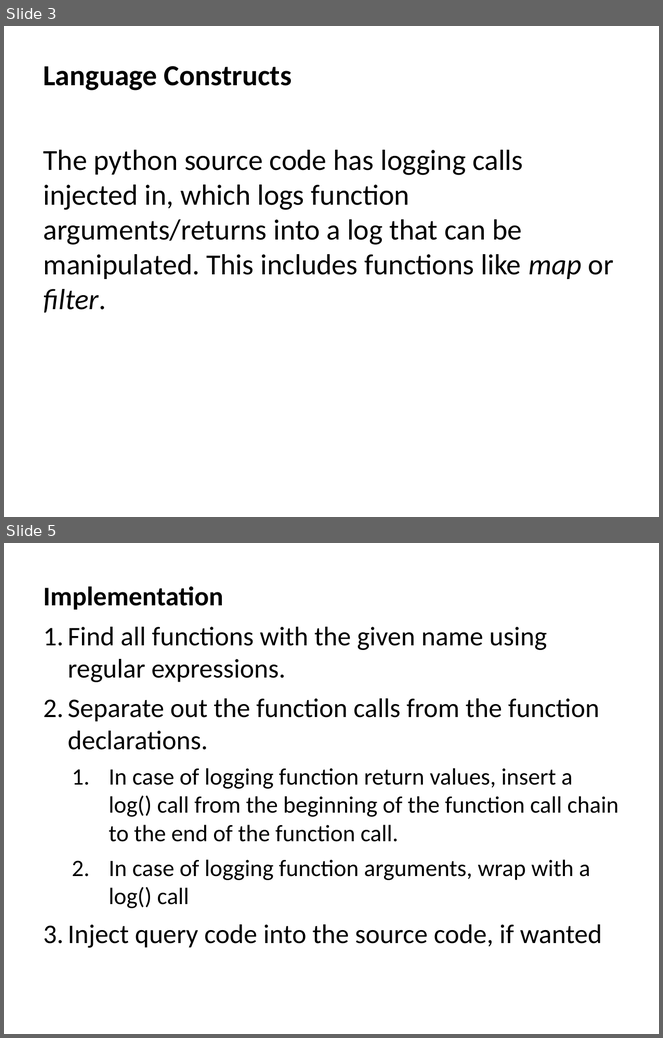
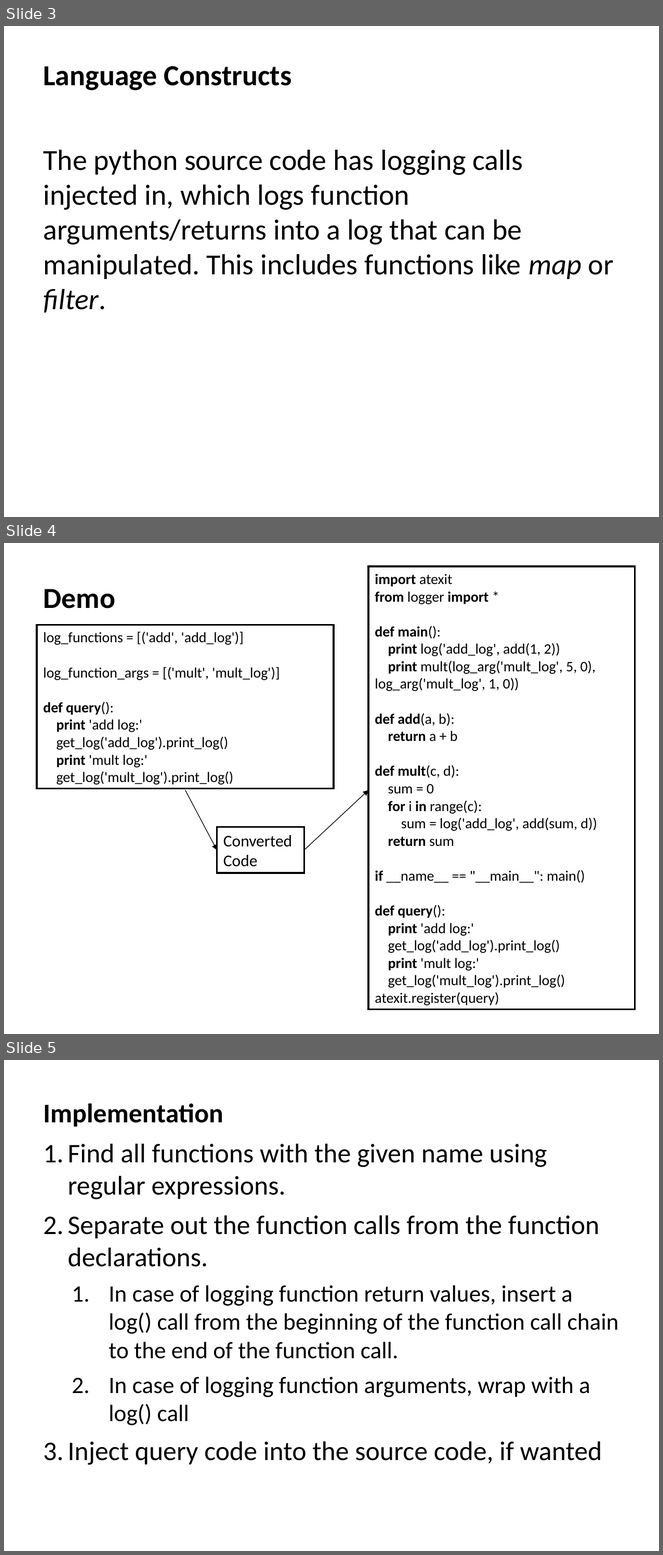
Before and after one commit to BluBambu/LumberjackLogger, a slide deck: slides.ppt. Shown one above the other, each under a label of ours: slides 3 and 5 before the commit, slides 3, 4 and 5 after it; the slides between them are not shown. The pictures are 663x1038 and 663x1555 pixels, drawn with LibreOffice and Linux fonts; fonts in the diff are those of the drawing. Boxes give left, top, right and bottom in pixels: in the first picture for what was removed or moved away, otherwise in the second. Text is boxed around its words. In the diff, an @@ line names an element or a change of style, - is before the commit and + after.

Commit message:
Added easy demo

```diff
--- a/slides.ppt
+++ b/slides.ppt
@@ slide 4 added at box(4, 543, 659, 1034), background #FFFFFF @@
@@ rectangle added at box(369, 566, 635, 1010), fill #FFFFFF, outline #000000 2.01 pt, 16 pt, text #000000 @@
+import atexit
+from logger import *
+def main():
+print log('add_log', add(1, 2))
+print mult(log_arg('mult_log', 5, 0), log_arg('mult_log', 1, 0))
+def add(a, b):
+return a + b
+def mult(c, d):
+sum = 0
+for i in range(c):
+sum = log('add_log', add(sum, d))
+return sum
+if __name__ == "__main__": main()
+def query():
+print 'add log:'
+get_log('add_log').print_log()
+print 'mult log:'
+get_log('mult_log').print_log()
+atexit.register(query)
@@ text added at box(43, 589, 115, 609), 32 pt, text #000000, bold @@
+Demo
@@ rectangle added at box(37, 625, 334, 788), fill #FFFFFF, outline #000000 2.01 pt, 16 pt, text #000000 @@
+log_functions = [('add', 'add_log')]
+log_function_args = [('mult', 'mult_log')]
+def query():
+print 'add log:'
+get_log('add_log').print_log()
+print 'mult log:'
+get_log('mult_log').print_log()
@@ arrow added from (185, 790) to (217, 850), #000000 0.74 pt @@
@@ arrow added from (304, 850) to (369, 790), #000000 0.74 pt @@
@@ rectangle added at box(217, 827, 304, 873), fill #FFFFFF, outline #000000 2.01 pt, 18 pt, text #000000 @@
+Converted Code
```
Also in this commit, not shown: 1 slide changed, 1 slide removed, 5 other files.
